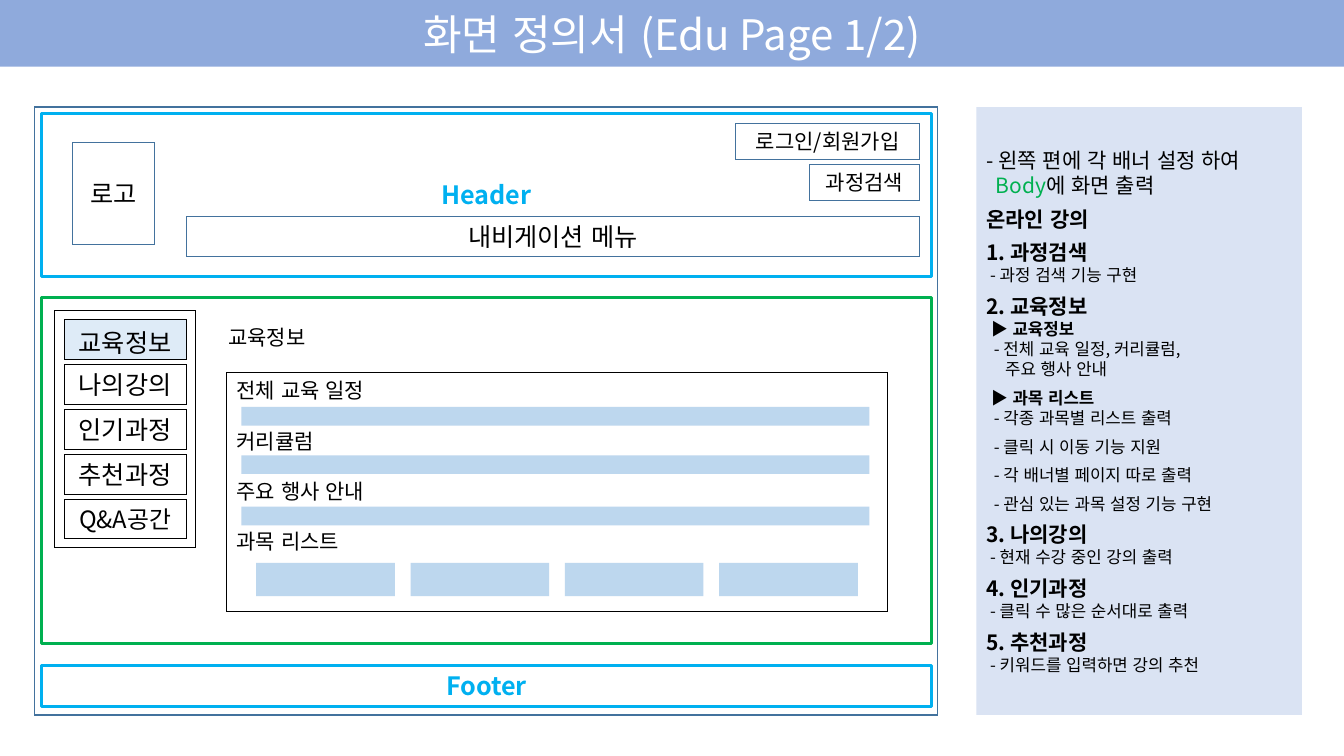
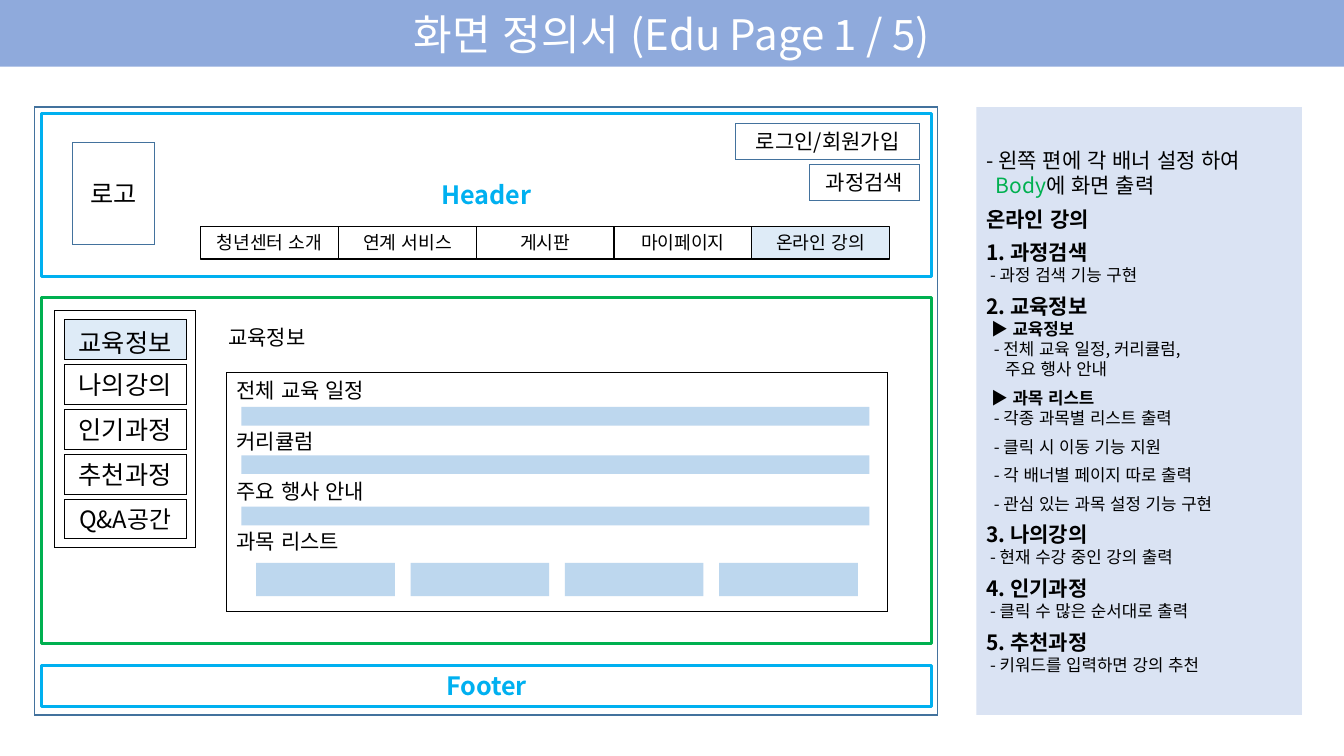
Before and after one commit to EODOHA/Youth_Project, a slide deck: slide 19 of 2조 프로젝트.pptx (slide 8 before the commit). Drawn at 1344x756 pixels with LibreOffice and Linux fonts; fonts in the diff are those of the drawing. Boxes give left, top, right and bottom in pixels: in the first picture for what was removed or moved away, otherwise in the second. Text is boxed around its words. In the diff, an @@ line names an element or a change of style, - is before the commit and + after.

```diff
--- a/2조 프로젝트.pptx
+++ b/2조 프로젝트.pptx
@@ text in rectangle at (414, 15, 929, 60): text changed @@
-화면 정의서 (Edu Page 1/2)
+화면 정의서 (Edu Page 1 / 5)
@@ rectangle removed at (187, 217, 920, 257) @@
-내비게이션 메뉴
@@ group added at (201, 227, 890, 259): 5 rectangles @@
+청년센터 소개
+연계 서비스
+게시판
+마이페이지
+온라인 강의
```
Also in this commit, not shown: 8 other slides changed, 27 slides added.
